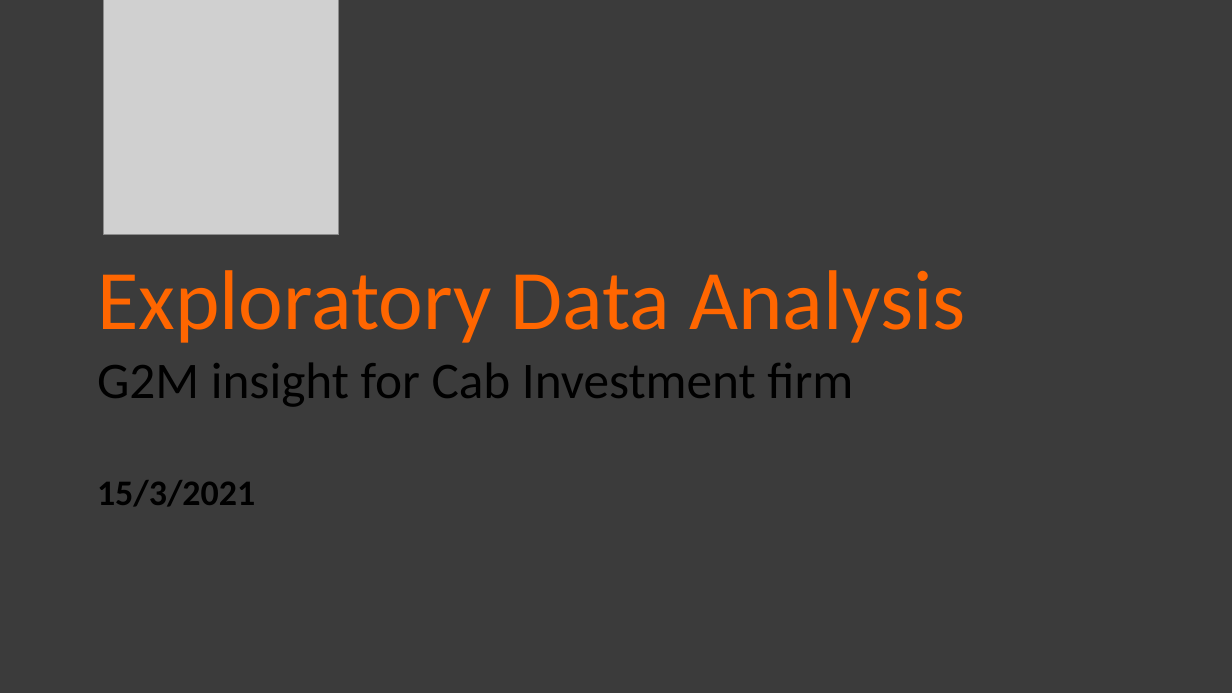
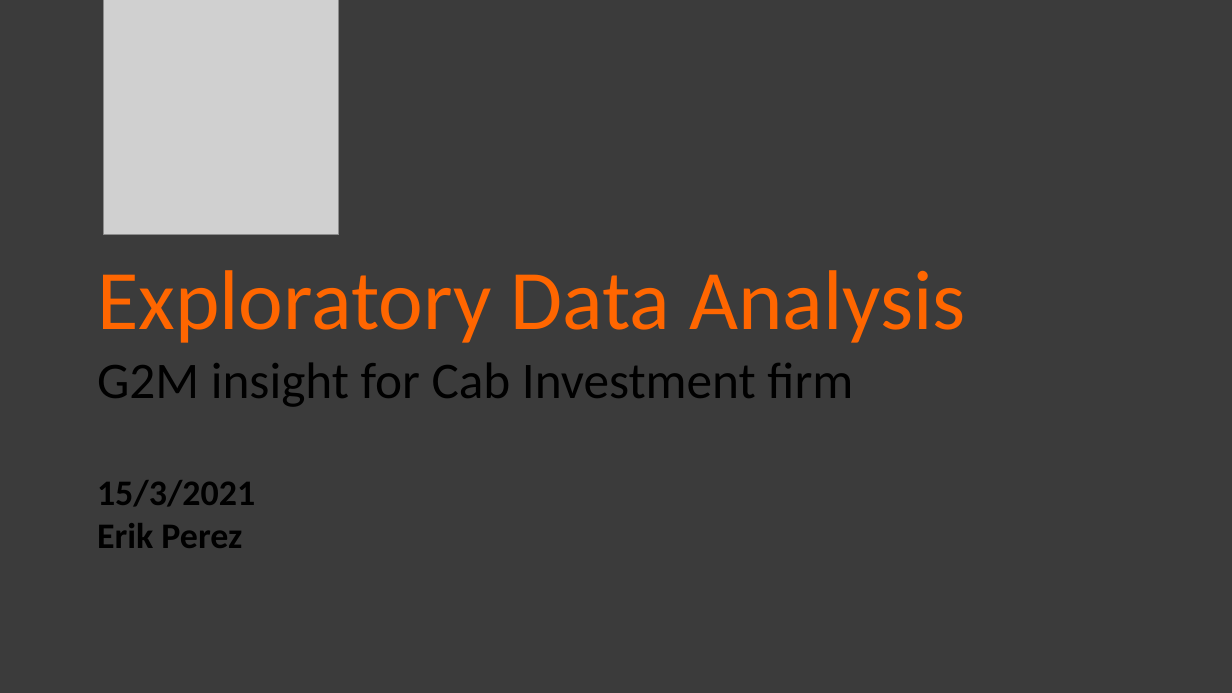
Before and after one commit to erikperez20/DataSets, a slide deck: slide 1 of PresentationCab.pptx. Drawn at 1232x693 pixels with LibreOffice and Linux fonts; fonts in the diff are those of the drawing; grey boxes stand for pictures. Boxes give left, top, right and bottom in pixels: in the first picture for what was removed or moved away, otherwise in the second. Text is boxed around its words. In the diff, an @@ line names an element or a change of style, - is before the commit and + after.

Commit message:
Presentation Cab Company Investment

```diff
--- a/PresentationCab.pptx
+++ b/PresentationCab.pptx
@@ text at [97, 523, 242, 548]: paragraph added @@
+Erik Perez
```
